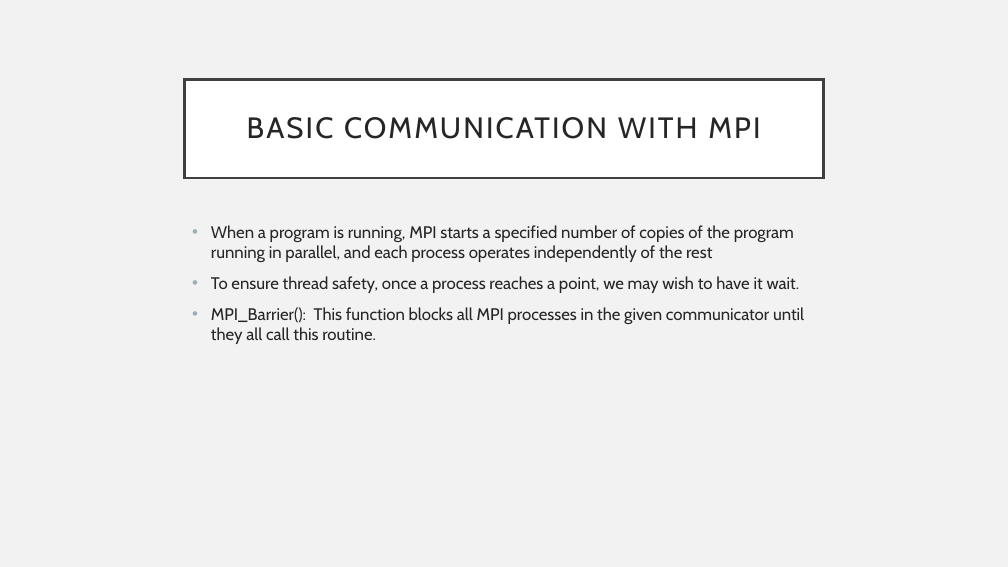
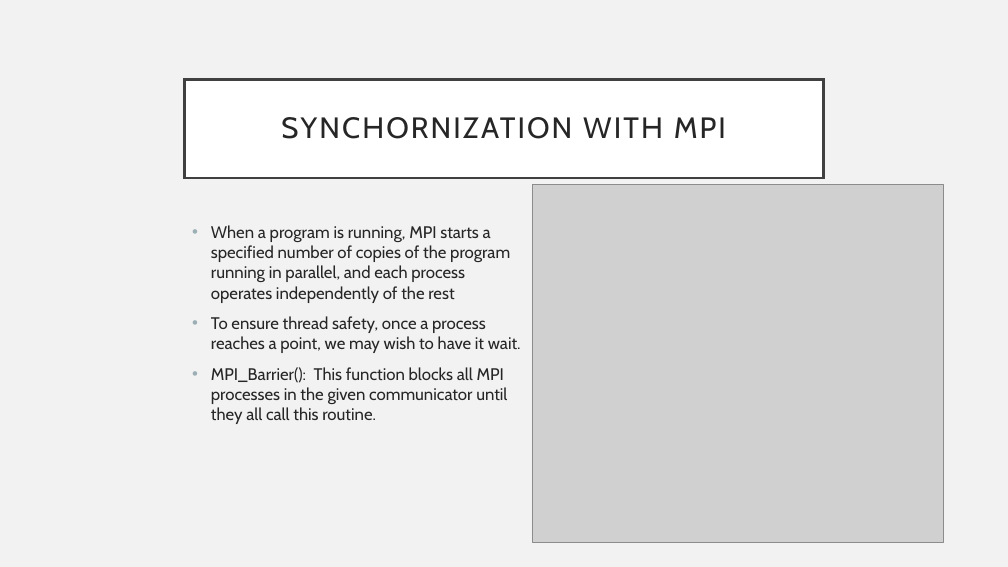
Before and after one commit to Andrewpensoneault/Intro-Parallel-Computing, a slide deck: slide 8 of Lectures/Lecture 3/lecture3.pptx. Drawn at 1008x567 pixels with LibreOffice and Linux fonts; fonts in the diff are those of the drawing; grey boxes stand for pictures. Boxes give left, top, right and bottom in pixels: in the first picture for what was removed or moved away, otherwise in the second. Text is boxed around its words. In the diff, an @@ line names an element or a change of style, - is before the commit and + after.

```diff
--- a/Lectures/Lecture 3/lecture3.pptx
+++ b/Lectures/Lecture 3/lecture3.pptx
@@ title at (281, 117, 726, 139): text changed @@
-BASIC COMMUNICATION WITH MPI
+SYNCHORNIZATION WITH MPI
@@ picture added at (533, 185, 944, 543) @@
@@ text "When a program is running, ..." rewrapped from (211, 225, 804, 344) to (211, 225, 521, 424) @@
```
Also in this commit, not shown: 1 slide added, 2 other files.
